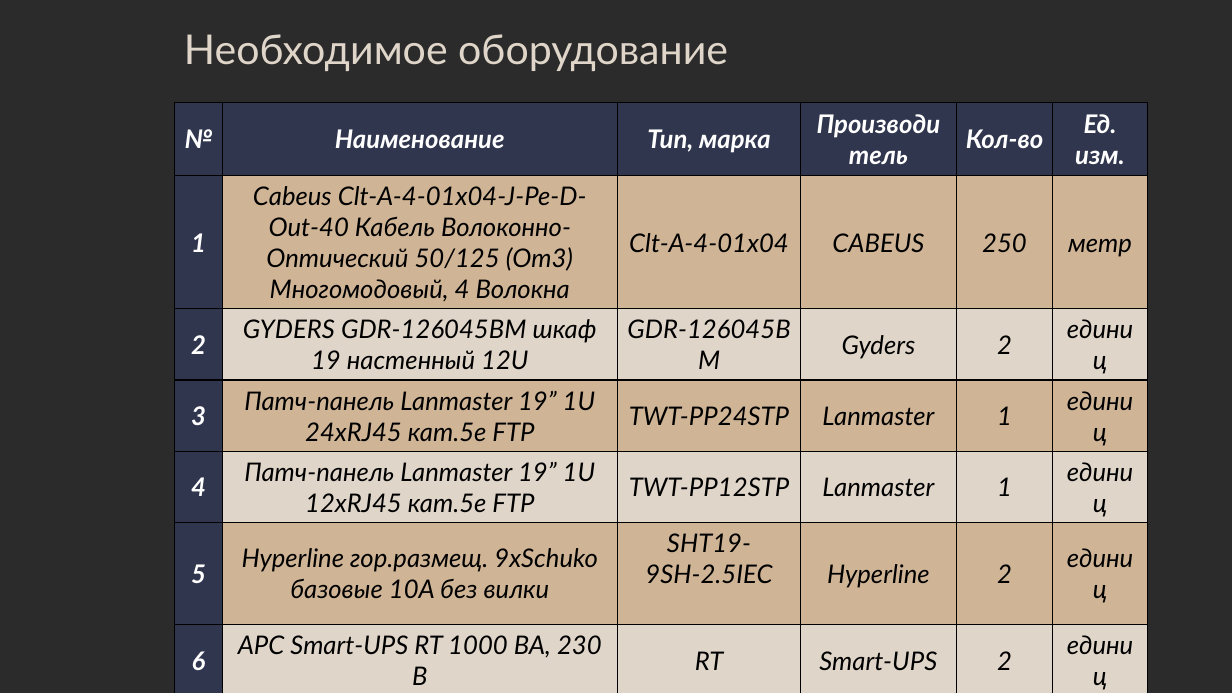
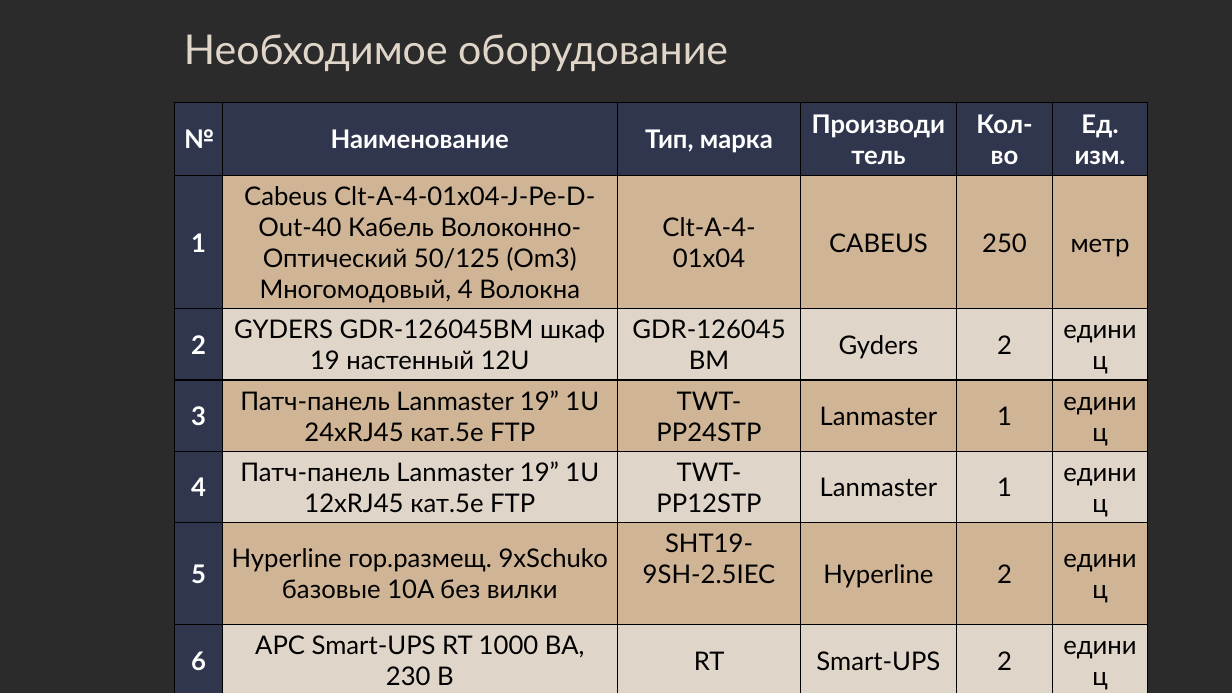
Before and after one commit to ruisdaeless/akteip, a slide deck: slide 11 of 02.CourcesProject_byMoglova/уже кам/РП.Болотин.pptx. Drawn at 1232x693 pixels with LibreOffice and Linux fonts; fonts in the diff are those of the drawing; background and template pictures are left out; a plain dark background stands for a picture behind light text. Boxes give left, top, right and bottom in pixels: in the first picture for what was removed or moved away, otherwise in the second. Text is boxed around its words. In the diff, an @@ line names an element or a change of style, - is before the commit and + after.

```diff
--- a/02.CourcesProject_byMoglova/уже кам/РП.Болотин.pptx
+++ b/02.CourcesProject_byMoglova/уже кам/РП.Болотин.pptx
@@ table at [175,103,1148,689] @@
@@ italic off @@
```
Also in this commit, not shown: 12 other slides changed, 13 other files.
